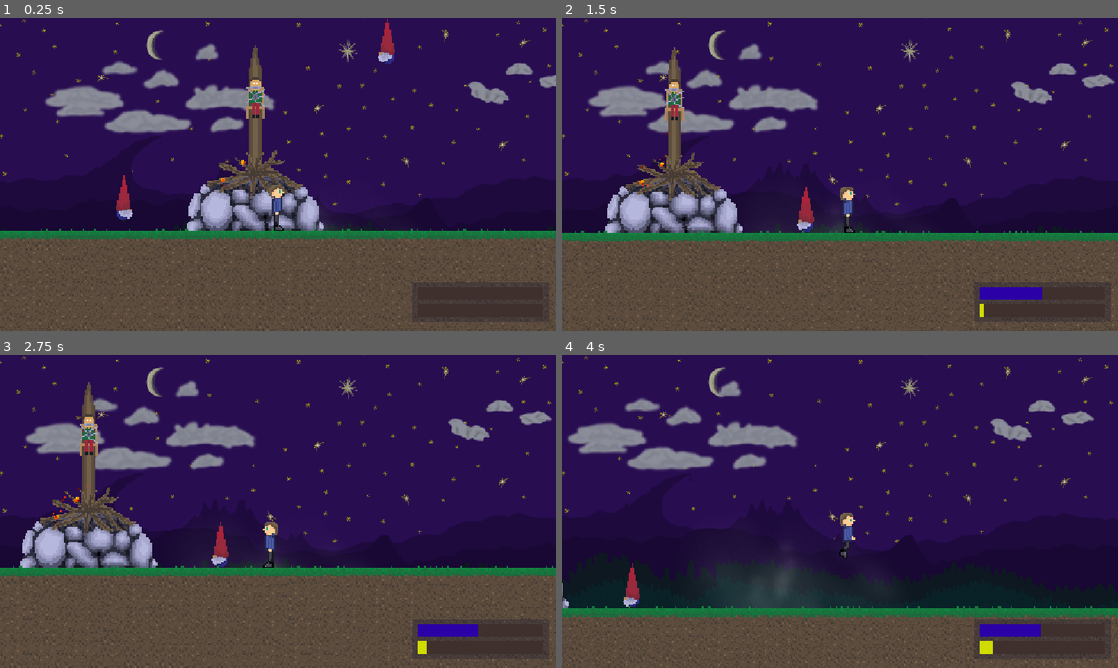
Above: before the commit, frames 1-4 (two rows, left to right).
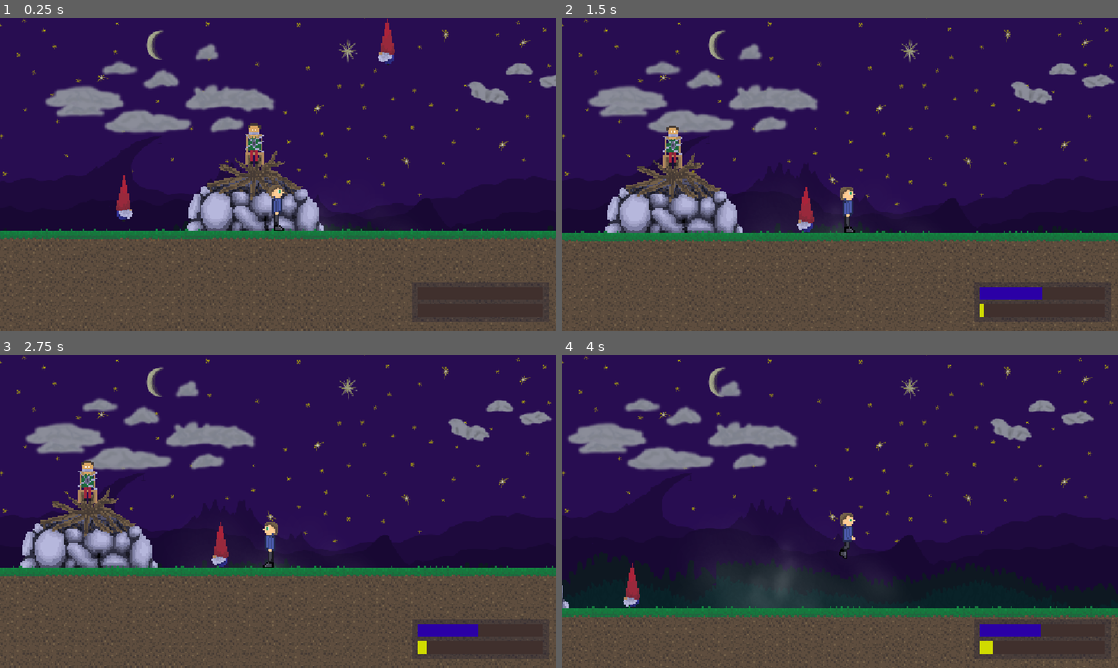
Above: after the commit, the same moments.

Repository: MyNameIs3rik/gnomes-piss-me-off
Game: Godot game, scene res://scenes/wolrd/wolrd.tscn
The game is run twice, just before and just after one commit, with the same random seed, the same clock (stepped at 60 frames per second) and the same inputs.
Inputs (mouse positions are in pixels of both pictures, inside the frame that each line leads up to):
- Up to frame 1 (0.25 s): no input
- Up to frame 2 (1.5 s): move the mouse to (962, 158) at 0.52 s; hold Q (Piss) 0.53-1.28 s; hold D (Right) from 0.53 s (still down); tap W (Up) at 0.77 s; move the mouse to (728, 190) at 1.27 s; tap Q (Piss) at 1.35 s
- Up to frame 3 (2.75 s): tap W (Up) at 1.52 s; move the mouse to (333, 442) at 2.02 s; release D (Right) at 2.03 s; hold A (Left) from 2.03 s (still down); hold Right mouse button (RightClick) from 2.03 s (still down); tap Q (Piss) at 2.3 s
- Up to frame 4 (4 s): move the mouse to (812, 574) at 2.77 s; release A (Left) at 2.78 s; release Right mouse button (RightClick) at 2.78 s; hold D (Right) from 2.78 s (still down); tap Q (Piss) at 2.85 s; tap W (Up) at 3.02, 3.77 s; move the mouse to (1006, 558) at 3.52 s; hold Q (Piss) from 3.53 s (still down)

The runs differ from the first frame. In frame 1, 2.4% of the frame differs, in the area x 33-59%, y 8-68%; in frame 2, 2.5%, in the area x 7-33%, y 9-69%; in frame 3, 2.5%; in frame 4, less than 0.1%.

Commit message:
reworked pole + animacia

Diff:
--- a/project.godot
+++ b/project.godot
@@ -65,6 +65,7 @@
 2d_physics/layer_2="Player"
 2d_physics/layer_3="Enemy"
 2d_physics/layer_4="Fire"
+2d_physics/layer_5="Piss"
 
 [physics]
 
--- a/scenes/enemies/dmg_zone.gd
+++ /dev/null
@@ -1 +0,0 @@
-extends Area2D
--- a/scenes/enemies/dmg_zone.tscn
+++ /dev/null
@@ -1,11 +0,0 @@
-[gd_scene format=3 uid="uid://be2bjidr7wiaf"]
-
-[ext_resource type="Script" uid="uid://c2l1ifk1rfhsg" path="res://scripts/enemies/dmg_zone.gd" id="1_isvs3"]
-
-[node name="Dmg_zone" type="Area2D" unique_id=514750065]
-collision_mask = 2
-script = ExtResource("1_isvs3")
-
-[node name="Timer" type="Timer" parent="." unique_id=864628723]
-
-[connection signal="body_entered" from="." to="." method="_on_body_entered"]
--- a/scenes/player/pee.tscn
+++ b/scenes/player/pee.tscn
@@ -7,14 +7,17 @@
 radius = 2.0
 
 [node name="pee" type="Area2D" unique_id=2042339371]
-collision_layer = 0
+collision_layer = 16
 collision_mask = 13
 script = ExtResource("1_uhgyt")
 
 [node name="CollisionShape2D" type="CollisionShape2D" parent="." unique_id=1777656485]
+visible = false
 shape = SubResource("CircleShape2D_2auwi")
 
 [node name="Piss" type="Sprite2D" parent="." unique_id=1445583040]
+modulate = Color(1, 0.98333335, 0, 1)
+self_modulate = Color(0.98333335, 1, 0, 1)
 texture = ExtResource("2_88vim")
 
 [connection signal="area_entered" from="." to="." method="_on_area_entered"]
--- /dev/null
+++ b/scenes/wolrd/pole.tscn
@@ -0,0 +1,102 @@
+[gd_scene format=3 uid="uid://dj3vwu4lycb76"]
+
+[ext_resource type="Texture2D" uid="uid://d4mp3rtl65pxk" path="res://assets/world/pole.png" id="1_iwvcn"]
+[ext_resource type="Texture2D" uid="uid://nljv2ev76d4k" path="res://assets/world/campfire.png" id="2_1g8wv"]
+[ext_resource type="Texture2D" uid="uid://x2edlp1e8oal" path="res://assets/world/friend.png" id="3_ywsqo"]
+
+[sub_resource type="Animation" id="Animation_nu4oo"]
+resource_name = "Impale"
+length = 6.0
+tracks/0/type = "value"
+tracks/0/imported = false
+tracks/0/enabled = true
+tracks/0/path = NodePath("Pole:position:y")
+tracks/0/interp = 2
+tracks/0/loop_wrap = true
+tracks/0/keys = {
+"times": PackedFloat32Array(2.1, 5.733333),
+"transitions": PackedFloat32Array(1, 1),
+"update": 0,
+"values": [30.0, -100.0]
+}
+tracks/1/type = "value"
+tracks/1/imported = false
+tracks/1/enabled = true
+tracks/1/path = NodePath("Friend:position:y")
+tracks/1/interp = 2
+tracks/1/loop_wrap = true
+tracks/1/keys = {
+"times": PackedFloat32Array(2.1, 5.733333),
+"transitions": PackedFloat32Array(1, 1),
+"update": 0,
+"values": [-60.0, -189.0]
+}
+tracks/2/type = "value"
+tracks/2/imported = false
+tracks/2/enabled = true
+tracks/2/path = NodePath("Pole:position:y")
+tracks/2/interp = 1
+tracks/2/loop_wrap = true
+tracks/2/keys = {
+"times": PackedFloat32Array(1, 2.1),
+"transitions": PackedFloat32Array(1, 1),
+"update": 0,
+"values": [90.0, 70.0]
+}
+
+[sub_resource type="Animation" id="Animation_jxw3u"]
+length = 0.001
+tracks/0/type = "value"
+tracks/0/imported = false
+tracks/0/enabled = true
+tracks/0/path = NodePath("Pole:position:y")
+tracks/0/interp = 1
+tracks/0/loop_wrap = true
+tracks/0/keys = {
+"times": PackedFloat32Array(0),
+"transitions": PackedFloat32Array(1),
+"update": 1,
+"values": [82.0]
+}
+tracks/1/type = "value"
+tracks/1/imported = false
+tracks/1/enabled = true
+tracks/1/path = NodePath("Friend:position:y")
+tracks/1/interp = 1
+tracks/1/loop_wrap = true
+tracks/1/keys = {
+"times": PackedFloat32Array(0),
+"transitions": PackedFloat32Array(1),
+"update": 1,
+"values": [-63.0]
+}
+
+[sub_resource type="AnimationLibrary" id="AnimationLibrary_a0p57"]
+_data = {
+&"Impale": SubResource("Animation_nu4oo"),
+&"RESET": SubResource("Animation_jxw3u")
+}
+
+[node name="Pole" type="Area2D" unique_id=203912024]
+z_index = -1
+collision_layer = 0
+collision_mask = 16
+
+[node name="CollisionPolygon2D" type="CollisionPolygon2D" parent="." unique_id=1690173271]
+position = Vector2(5, -31)
+polygon = PackedVector2Array(-9, 4, 22, 4, 26, -1, 4, -14, -10, -14, -18, -9, -37, -2, -27, 3, -17, 1)
+
+[node name="Pole" type="Sprite2D" parent="." unique_id=415579532]
+position = Vector2(-1, 82)
+texture = ExtResource("1_iwvcn")
+
+[node name="Campfire" type="Sprite2D" parent="." unique_id=819858374]
+position = Vector2(0, -32)
+texture = ExtResource("2_1g8wv")
+
+[node name="Friend" type="Sprite2D" parent="." unique_id=1886278579]
+position = Vector2(-1, -63)
+texture = ExtResource("3_ywsqo")
+
+[node name="AnimationPlayer" type="AnimationPlayer" parent="." unique_id=1340237128]
+libraries/ = SubResource("AnimationLibrary_a0p57")
--- a/scenes/wolrd/wolrd.tscn
+++ b/scenes/wolrd/wolrd.tscn
@@ -1,20 +1,17 @@
 [gd_scene format=4 uid="uid://cgiaung1d6rlb"]
 
-[ext_resource type="Texture2D" uid="uid://d4mp3rtl65pxk" path="res://assets/world/pole.png" id="1_6vryo"]
 [ext_resource type="Texture2D" uid="uid://bda15xdpylaj8" path="res://assets/world/grass.png" id="1_8x47l"]
 [ext_resource type="Texture2D" uid="uid://57n8x4ga2q3m" path="res://assets/world/background/bg0.png" id="1_o26f6"]
 [ext_resource type="Texture2D" uid="uid://bhmva4j4cwy6q" path="res://assets/world/dirt.png" id="2_0limw"]
 [ext_resource type="Texture2D" uid="uid://brwgigkrs0yj6" path="res://assets/world/background/stars.png" id="2_4ss0p"]
 [ext_resource type="PackedScene" uid="uid://dk4umbo2ls6hk" path="res://scenes/player/player.tscn" id="2_dr87f"]
-[ext_resource type="Texture2D" uid="uid://nljv2ev76d4k" path="res://assets/world/campfire.png" id="2_h4w6o"]
-[ext_resource type="Texture2D" uid="uid://x2edlp1e8oal" path="res://assets/world/friend.png" id="3_bqo2r"]
 [ext_resource type="Texture2D" uid="uid://vd3ie520fuuf" path="res://assets/world/background/bg1.png" id="3_f1qrj"]
 [ext_resource type="PackedScene" uid="uid://bxp5adu5vxsyj" path="res://scenes/enemies/gnome.tscn" id="3_tjstc"]
 [ext_resource type="Texture2D" uid="uid://djrgkh457gl5v" path="res://assets/world/background/clouds.png" id="4_dyalv"]
 [ext_resource type="Texture2D" uid="uid://cnokw36gbas0" path="res://assets/world/background/bg2.png" id="5_wnabx"]
 [ext_resource type="Texture2D" uid="uid://8c6j3juejnxj" path="res://assets/world/background/forestbg.png" id="6_h8v8g"]
 [ext_resource type="Texture2D" uid="uid://dwtwqikcu2kr1" path="res://assets/world/background/fog.png" id="7_meist"]
-[ext_resource type="PackedScene" uid="uid://cr7w2oljkcksq" path="res://scenes/enemies/fire.tscn" id="11_4ss0p"]
+[ext_resource type="PackedScene" uid="uid://dj3vwu4lycb76" path="res://scenes/wolrd/pole.tscn" id="8_ou75i"]
 [ext_resource type="Texture2D" uid="uid://c82hdbipq78t8" path="res://assets/world/grass_water.png" id="14_f1qrj"]
 [ext_resource type="Texture2D" uid="uid://748gua716ryg" path="res://assets/world/40x8_water_tiles.png" id="15_dyalv"]
 [ext_resource type="Texture2D" uid="uid://dvq1d26e1khsb" path="res://assets/world/56x8_tilemap_cave.png" id="16_wnabx"]
@@ -102,6 +99,7 @@
 [node name="Wolrd" type="Node2D" unique_id=1071080768]
 
 [node name="Background" type="Node2D" parent="." unique_id=1893954665]
+z_index = -10
 
 [node name="Sky+Stars" type="Parallax2D" parent="Background" unique_id=353724570]
 scroll_scale = Vector2(0, 0)
@@ -179,23 +177,8 @@
 
 [node name="Items" type="Node2D" parent="." unique_id=1749422466]
 
-[node name="Pole" type="Sprite2D" parent="Items" unique_id=1942038018]
-position = Vector2(0, 32)
-texture = ExtResource("1_6vryo")
-
-[node name="Campfire" type="Sprite2D" parent="Items" unique_id=1557616739]
-position = Vector2(0, 18)
-texture = ExtResource("2_h4w6o")
-
-[node name="Friend" type="Sprite2D" parent="Items" unique_id=436772756]
-position = Vector2(0, -44)
-texture = ExtResource("3_bqo2r")
-
-[node name="Fire" parent="Items" unique_id=1307416558 instance=ExtResource("11_4ss0p")]
-position = Vector2(-22, 15)
-
-[node name="Fire2" parent="Items" unique_id=1940609905 instance=ExtResource("11_4ss0p")]
-position = Vector2(-8, 3)
+[node name="Pole" parent="Items" unique_id=203912024 instance=ExtResource("8_ou75i")]
+position = Vector2(0, 51)
 
 [node name="TileMap" type="Node2D" parent="." unique_id=1790359992]
 
Not shown, removed: scenes/enemies/dmg_zone.gd.uid
